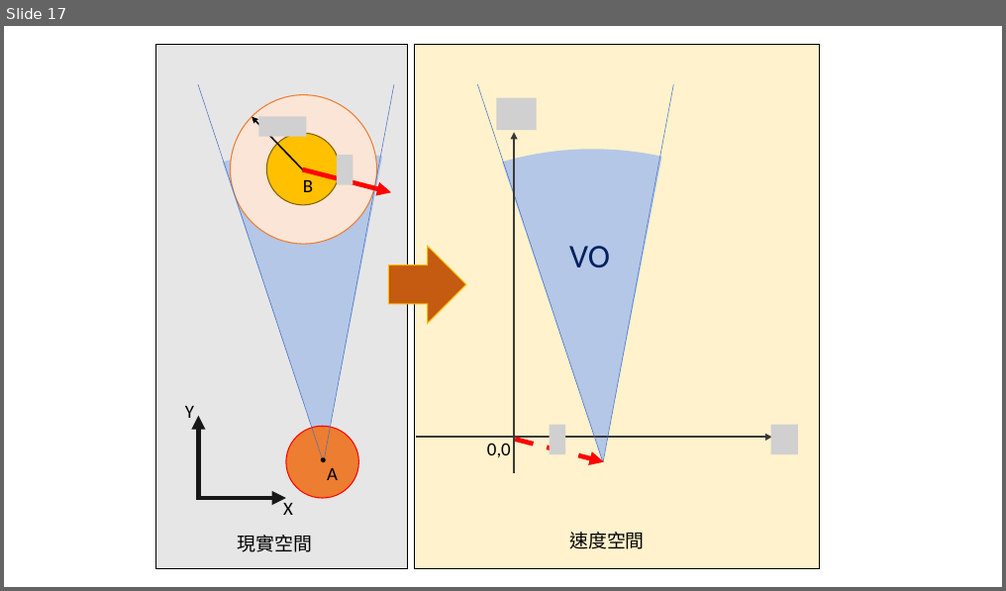
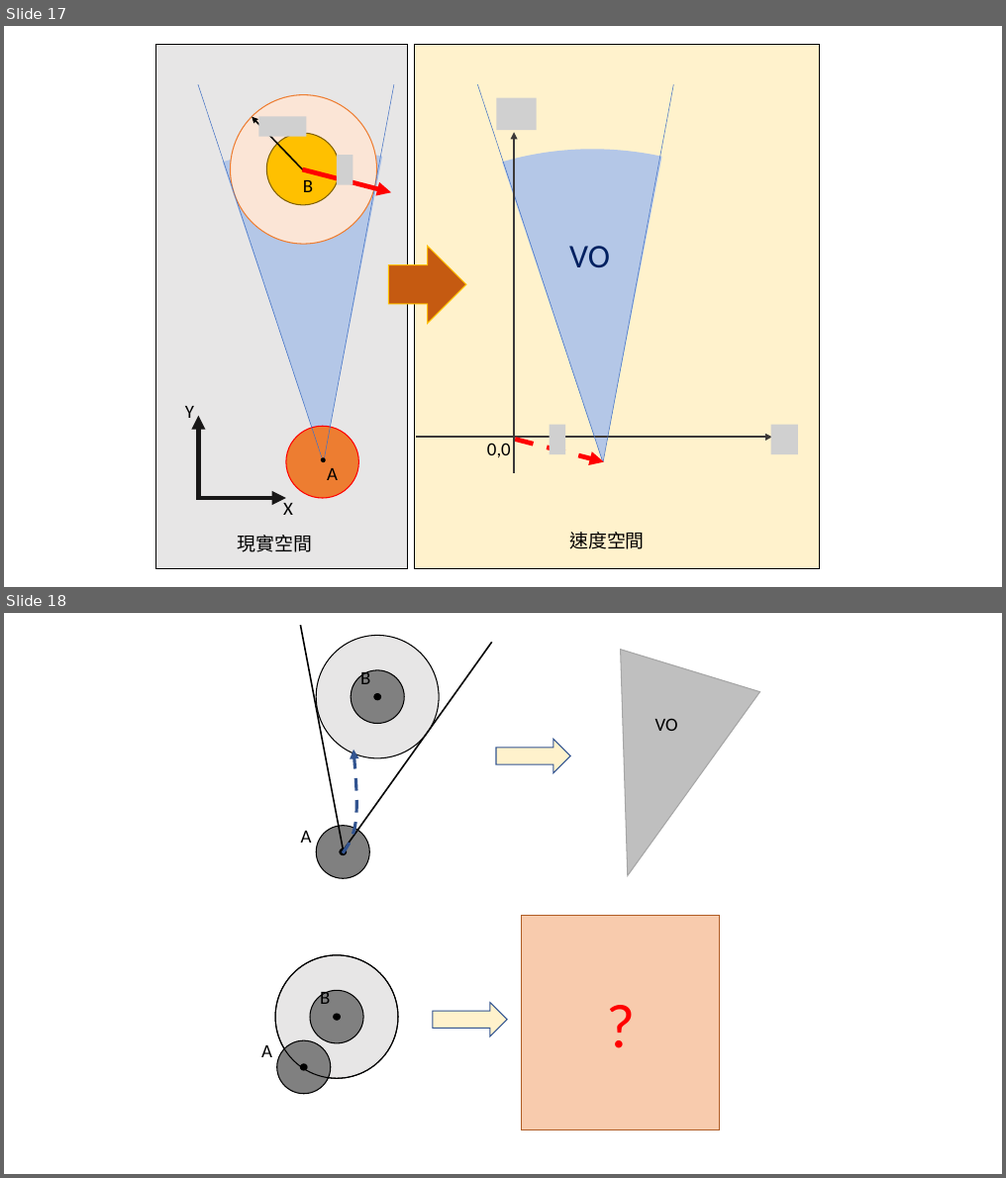
Before and after one commit to Yi-An-Wang/institute_information, a slide deck: path_planing/VO_code_try/robot_properties3.pptx. Shown one above the other, each under a label of ours: slide 17 before the commit, slides 17 and 18 after it. The pictures are 1006x591 and 1006x1178 pixels, drawn with LibreOffice and Linux fonts; fonts in the diff are those of the drawing; grey boxes stand for pictures. Boxes give left, top, right and bottom in pixels: in the first picture for what was removed or moved away, otherwise in the second. Text is boxed around its words. In the diff, an @@ line names an element or a change of style, - is before the commit and + after.

```diff
--- a/path_planing/VO_code_try/robot_properties3.pptx
+++ b/path_planing/VO_code_try/robot_properties3.pptx
@@ slide 18 added at <box>4,613,1002,1174</box>, background #FFFFFF @@
@@ group added at <box>300,625,760,898</box>: 5 ellipses, 3 texts, 2 lines, 1 triangle, 1 right arrow, 1 freeform shape @@
+A
+B
+VO
@@ group added at <box>261,916,720,1131</box>: 6 ellipses, 2 texts, 1 right arrow, 1 rectangle @@
+B
+A
+?
```
Also in this commit, not shown: 1 other file.
